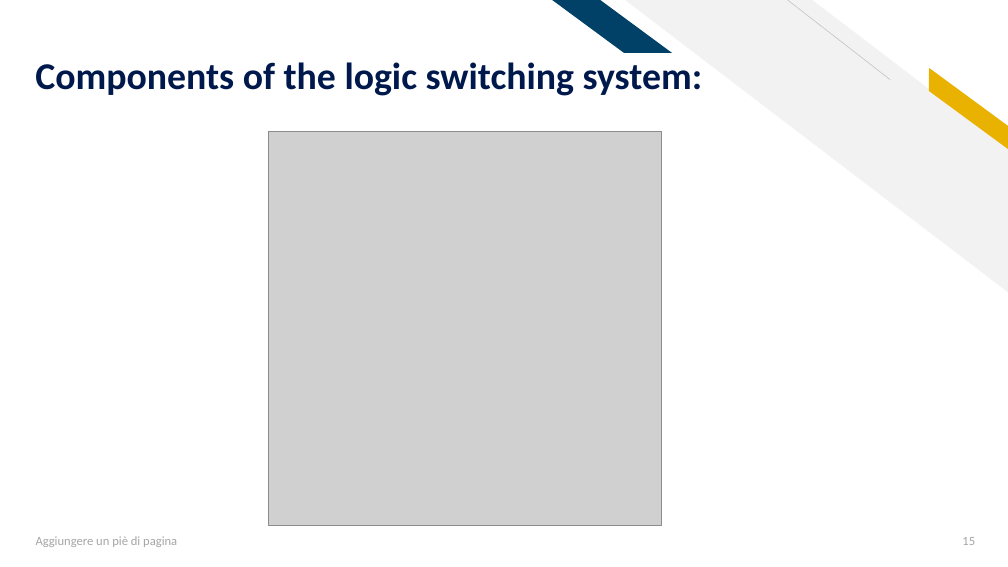
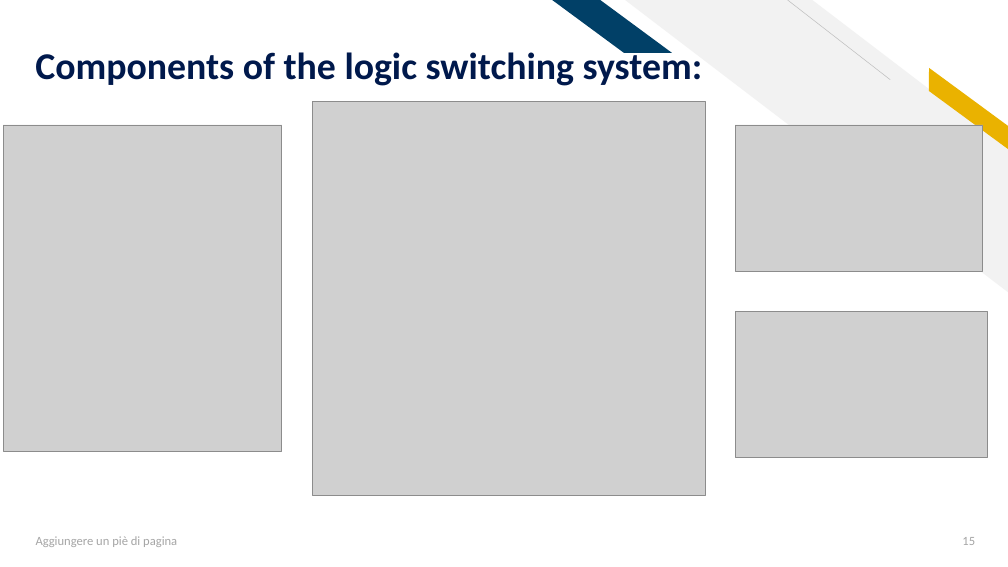
Before and after one commit to AleFire99/AES-git-repo, a slide deck: slide 15 of Aes_Project_2021_2022.pptx. Drawn at 1008x567 pixels with LibreOffice and Linux fonts; fonts in the diff are those of the drawing; grey boxes stand for pictures. Boxes give left, top, right and bottom in pixels: in the first picture for what was removed or moved away, otherwise in the second. Text is boxed around its words. In the diff, an @@ line names an element or a change of style, - is before the commit and + after.

Commit message:
modification of a slide

```diff
--- a/Aes_Project_2021_2022.pptx
+++ b/Aes_Project_2021_2022.pptx
@@ text "Components of the logic switching ..." rewrapped from (x1=35, y1=62, x2=703, y2=96) to (x1=35, y1=47, x2=703, y2=86) @@
@@ picture moved from (x1=268, y1=132, x2=662, y2=526) to (x1=312, y1=101, x2=706, y2=495) @@
@@ picture added at (x1=3, y1=125, x2=282, y2=451) @@
@@ picture added at (x1=735, y1=125, x2=983, y2=271) @@
@@ picture added at (x1=735, y1=311, x2=987, y2=457) @@
```
Also in this commit, not shown: 3 other files.
